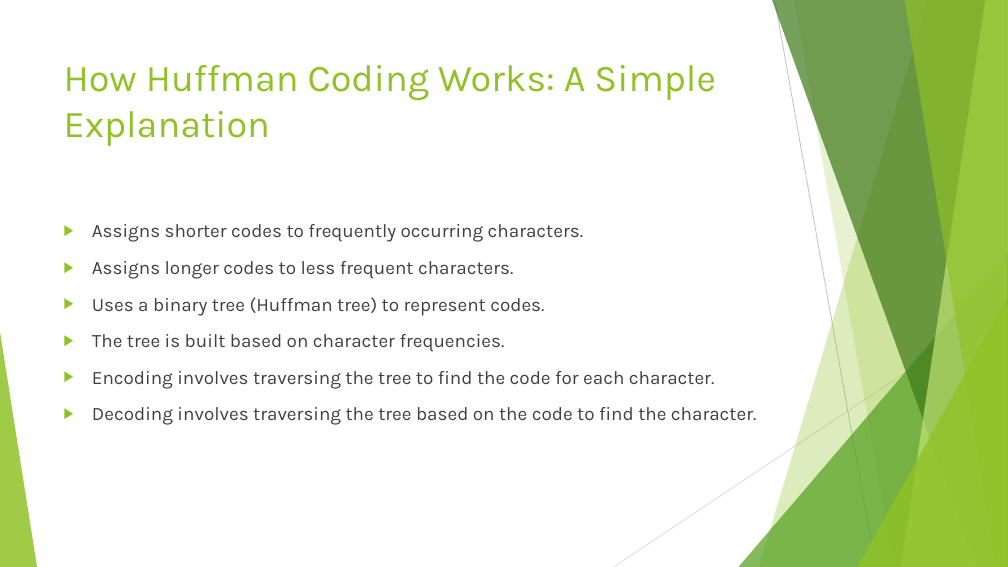
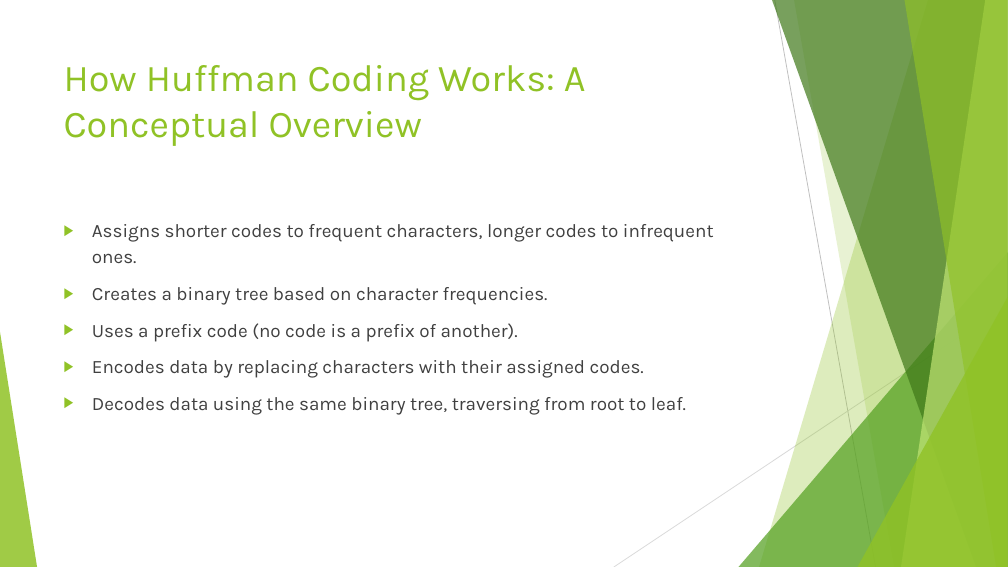
Before and after one commit to shubhamb025/Pdf_to_presentation_GenAI, a slide deck: slide 6 of output/generated_presentation.pptx. Drawn at 1008x567 pixels with LibreOffice and Linux fonts; fonts in the diff are those of the drawing. Boxes give left, top, right and bottom in pixels: in the first picture for what was removed or moved away, otherwise in the second. Text is boxed around its words. In the diff, an @@ line names an element or a change of style, - is before the commit and + after.

```diff
--- a/output/generated_presentation.pptx
+++ b/output/generated_presentation.pptx
@@ title at (x1=64, y1=65, x2=586, y2=146): text changed @@
-How Huffman Coding Works: A Simple Explanation
+How Huffman Coding Works: A Conceptual Overview
@@ text at (x1=92, y1=224, x2=714, y2=415): text changed @@
-▶ Assigns shorter codes to frequently occurring characters.
-▶ Assigns longer codes to less frequent characters.
-▶ Uses a binary tree (Huffman tree) to represent codes.
-▶ The tree is built based on character frequencies.
-▶ Encoding involves traversing the tree to find the code for each character.
-▶ Decoding involves traversing the tree based on the code to find the character.
+▶ Assigns shorter codes to frequent characters, longer codes to infrequent ones.
+▶ Creates a binary tree based on character frequencies.
+▶ Uses a prefix code (no code is a prefix of another).
+▶ Encodes data by replacing characters with their assigned codes.
+▶ Decodes data using the same binary tree, traversing from root to leaf.
```
Also in this commit, not shown: 10 other slides changed, 2 slides added, 9 other files.
